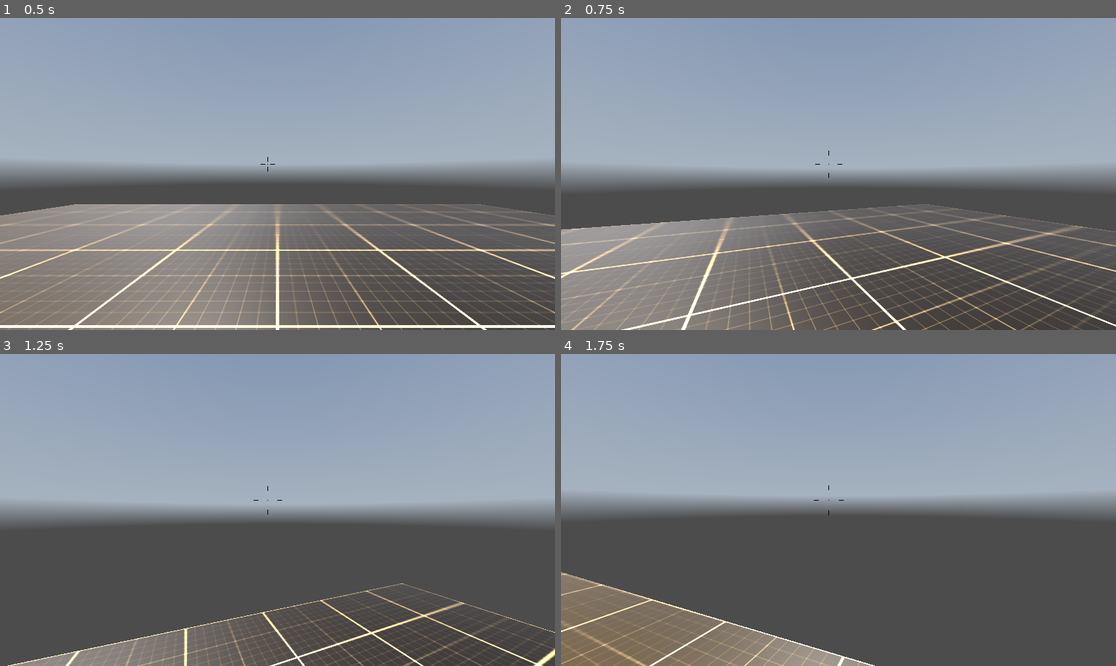
Above: before the commit, frames 1-4 (two rows, left to right).
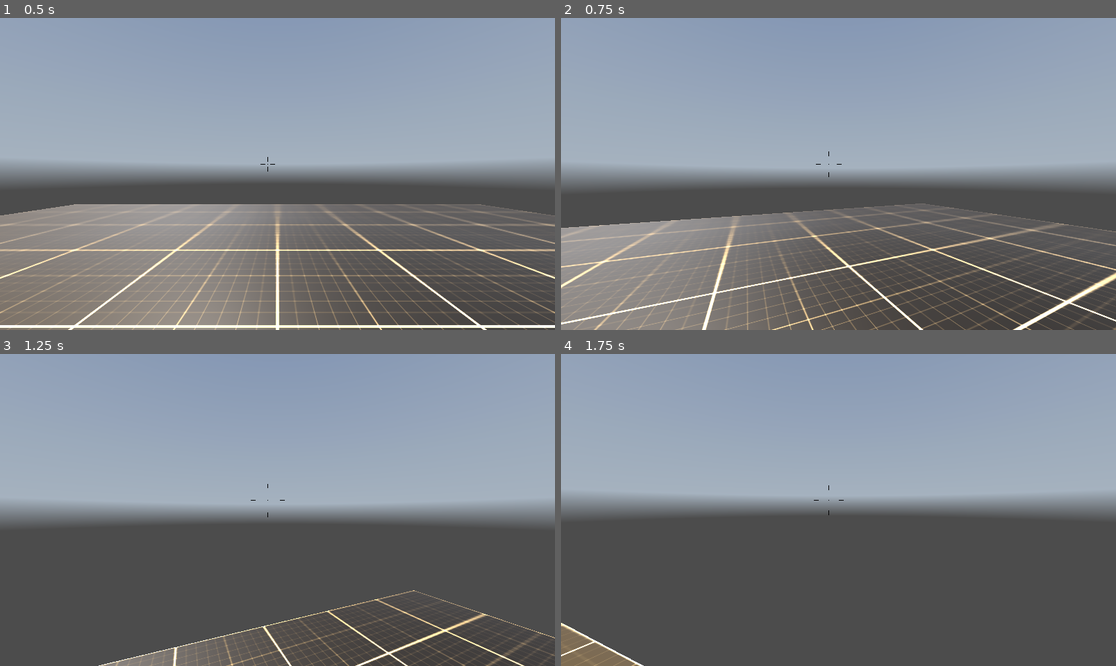
Above: after the commit, the same moments.

Repository: L-ourie/The-Thieves-of-the-Sea
Game: Godot game, scene res://levels/THELEVEL.tscn
The game is run twice, just before and just after one commit, with the same random seed, the same clock (stepped at 60 frames per second) and the same inputs. A sky picture missing from this copy of the repository is replaced by a grey-blue gradient.
Inputs (mouse positions are in pixels of both pictures, inside the frame that each line leads up to):
- Up to frame 1 (0.5 s): no input
- Up to frame 2 (0.75 s): tap Enter at 0.5 s; move the mouse to (866, 174) at 0.52 s; hold W (move_forward) from 0.53 s (still down); hold Shift (sprint, bound only after the commit) from 0.53 s (still down)
- Up to frame 3 (1.25 s): keep holding W (move_forward); keep holding Shift (sprint, bound only after the commit); tap Space (jump) at 0.77 s
- Up to frame 4 (1.75 s): keep holding W (move_forward); move the mouse to (810, 510) at 1.27 s; release Shift (sprint, bound only after the commit) at 1.28 s; tap Ctrl (crouch) at 1.35 s; tap Space (jump) at 1.52 s; tap Shift (sprint, bound only after the commit) at 1.55 s

Frame 1 is identical in both runs. In frame 2, 7.6% of the frame differs, in the area x 0-100%, y 42-100%; in frame 3, 4.8%; in frame 4, 7.7%, in the area x 0-57%, y 69-100%.

Commit message:
Sprinting

Diff:
--- /dev/null
+++ b/Scripts/PlayerMovementState.gd
@@ -0,0 +1,13 @@
+class_name PlayerMovementState
+
+extends State
+
+
+# Called when the node enters the scene tree for the first time.
+func _ready() -> void:
+	pass # Replace with function body.
+
+
+# Called every frame. 'delta' is the elapsed time since the previous frame.
+func _process(delta)->void:
+	pass
--- a/Scripts/WalkingPlayerState.gd
+++ b/Scripts/WalkingPlayerState.gd
@@ -2,6 +2,23 @@
 
 extends State
 
-func upadate(delta):
+@export var ANIMATION : AnimationPlayer
+@export var TOP_ANIM_SPEED : float = 2.2
+func enter() -> void:
+	ANIMATION.play("Walking",-1.0,1.0)#plays the camera animation
+	Global.player._speed = Global.player.SPEED_DEFAULT
+
+func update(delta):
+	set_animation_speed(Global.player.velocity.length())
 	if Global.player.velocity.length() == 0.0:
 		transition.emit("IdlePlayerState")# Will call on transition function in state machine
+
+#sets the speed scale of our animation player to a lerp from 0 to our top animation speed bases on a alpha value between 0 and 1
+func set_animation_speed(spd):
+	var alpha = remap(spd,0.0,Global.player.SPEED_DEFAULT,0.0,1.0)
+	ANIMATION.speed_scale = lerp(0.0,TOP_ANIM_SPEED,alpha)
+#when we accelerate were going to accelerate our animation speed faster
+
+func _input(event):#check if we pressed our sprint if we do we transition to sprin
+	if event.is_action_pressed("sprint") and Global.player.is_on_floor():
+		transition.emit("SprintingPlayerState")
--- a/controllers/IdleStateMachine.gd
+++ b/controllers/IdleStateMachine.gd
@@ -2,6 +2,11 @@
 
 extends State
 #WILL CHECK IF PLAYER HAS VELOCITY
+@export var ANIMATION: AnimationPlayer
+
+func enter() -> void:
+	ANIMATION.pause()
+
 func upadate(delta):
-	if Global.player.velocity.length()> 0.0:
+	if Global.player.velocity.length()> 0.0 and Global.player.is_on_floor():
 		transition.emit("WalkingPlayerState")# Will call on transition function in state machine
--- /dev/null
+++ b/controllers/SprintingPlayerState.gd
@@ -0,0 +1,19 @@
+class_name SprintingPlayerState extends State
+
+@export var ANIMATION : AnimationPlayer
+@export var TOP_ANIM_SPEED : float = 1.6
+func enter() -> void:
+	ANIMATION.play("Sprinting",0.5,1.0)
+	Global.player._speed = Global.player.SPEED_SPRINTING
+
+func update(delta):
+	set_animation_speed(Global.player.velocity.length())
+
+#takes players velocity and maps it to a 0-1 alpha lerp that wil adjust the speed scale
+func set_animation_speed(spd) -> void:
+	var alpha = remap(spd,0.0,Global.player.SPEED_SPRINTING,0.0,1.0)
+	ANIMATION.speed_scale = lerp(0.0,TOP_ANIM_SPEED,alpha)
+
+func _input(event) -> void:
+	if event.is_action_released("sprint"):
+		transition.emit("WalkingPlayerState")
--- /dev/null
+++ b/controllers/State.gd
@@ -0,0 +1,11 @@
+extends State
+
+
+# Called when the node enters the scene tree for the first time.
+func _ready():
+	pass # Replace with function body.
+
+
+# Called every frame. 'delta' is the elapsed time since the previous frame.
+func _process(delta):
+	pass
--- a/controllers/fps_controller.tscn
+++ b/controllers/fps_controller.tscn
@@ -8,6 +8,7 @@
 [ext_resource type="Script" path="res://Scripts/state_machine.gd" id="6_boae6"]
 [ext_resource type="Script" path="res://controllers/IdleStateMachine.gd" id="7_mlvpl"]
 [ext_resource type="Script" path="res://Scripts/WalkingPlayerState.gd" id="8_batpj"]
+[ext_resource type="Script" path="res://controllers/SprintingPlayerState.gd" id="9_ngnw6"]
 
 [sub_resource type="CapsuleShape3D" id="CapsuleShape3D_u6tj1"]
 
@@ -91,11 +92,155 @@
 "update": 0,
 "values": [Vector3(0, 1.5, 0)]
 }
+tracks/3/type = "bezier"
+tracks/3/imported = false
+tracks/3/enabled = true
+tracks/3/path = NodePath("CameraController:position:x")
+tracks/3/interp = 1
+tracks/3/loop_wrap = true
+tracks/3/keys = {
+"handle_modes": PackedInt32Array(0),
+"points": PackedFloat32Array(0, -0.25, 0, 0.25, 0),
+"times": PackedFloat32Array(0)
+}
+tracks/4/type = "bezier"
+tracks/4/imported = false
+tracks/4/enabled = true
+tracks/4/path = NodePath("CameraController:position:y")
+tracks/4/interp = 1
+tracks/4/loop_wrap = true
+tracks/4/keys = {
+"handle_modes": PackedInt32Array(0),
+"points": PackedFloat32Array(1.5, -0.25, 0, 0.25, 0),
+"times": PackedFloat32Array(0)
+}
+tracks/5/type = "bezier"
+tracks/5/imported = false
+tracks/5/enabled = true
+tracks/5/path = NodePath("CameraController:position:z")
+tracks/5/interp = 1
+tracks/5/loop_wrap = true
+tracks/5/keys = {
+"handle_modes": PackedInt32Array(0),
+"points": PackedFloat32Array(0, -0.25, 0, 0.25, 0),
+"times": PackedFloat32Array(0)
+}
+tracks/6/type = "bezier"
+tracks/6/imported = false
+tracks/6/enabled = true
+tracks/6/path = NodePath("CameraController/Camera3D:position:x")
+tracks/6/interp = 1
+tracks/6/loop_wrap = true
+tracks/6/keys = {
+"handle_modes": PackedInt32Array(0),
+"points": PackedFloat32Array(0, -0.25, 0, 0.25, 0),
+"times": PackedFloat32Array(0)
+}
+tracks/7/type = "bezier"
+tracks/7/imported = false
+tracks/7/enabled = true
+tracks/7/path = NodePath("CameraController/Camera3D:position:y")
+tracks/7/interp = 1
+tracks/7/loop_wrap = true
+tracks/7/keys = {
+"handle_modes": PackedInt32Array(0),
+"points": PackedFloat32Array(0, -0.25, 0, 0.25, 0),
+"times": PackedFloat32Array(0)
+}
+tracks/8/type = "bezier"
+tracks/8/imported = false
+tracks/8/enabled = true
+tracks/8/path = NodePath("CameraController/Camera3D:position:z")
+tracks/8/interp = 1
+tracks/8/loop_wrap = true
+tracks/8/keys = {
+"handle_modes": PackedInt32Array(0),
+"points": PackedFloat32Array(0, -0.25, 0, 0.25, 0),
+"times": PackedFloat32Array(0)
+}
+
+[sub_resource type="Animation" id="Animation_ieme6"]
+resource_name = "Walking"
+length = 2.0
+loop_mode = 1
+tracks/0/type = "bezier"
+tracks/0/imported = false
+tracks/0/enabled = true
+tracks/0/path = NodePath("CameraController:position:x")
+tracks/0/interp = 1
+tracks/0/loop_wrap = true
+tracks/0/keys = {
+"handle_modes": PackedInt32Array(0, 0, 0, 0, 0, 0, 0),
+"points": PackedFloat32Array(0.0201109, -0.25, 0, 0.25, 0, 0.000105899, -0.25, 0, 0.25, 0, 0, -0.25, 0, 0.25, 0, -0.0144441, -0.25, 0, 0.25, 0, 0, -0.25, 0, 0.25, 0, 0.000105899, -0.25, 0, 0.25, 0, 0.0146559, -0.25, 0, 0.25, 0),
+"times": PackedFloat32Array(0, 0.494708, 0.5, 1, 1.5, 1.50158, 2)
+}
+tracks/1/type = "bezier"
+tracks/1/imported = false
+tracks/1/enabled = true
+tracks/1/path = NodePath("CameraController:position:y")
+tracks/1/interp = 1
+tracks/1/loop_wrap = true
+tracks/1/keys = {
+"handle_modes": PackedInt32Array(0, 0, 0, 0, 0),
+"points": PackedFloat32Array(1.5, -0.25, 0, 0.3, 0.00957, 1.54967, -0.25, 0, 0.25, 0, 1.5, -0.3, 0.00996399, 0.3, 0.00814521, 1.54998, -0.25, 0, 0.25, 0, 1.5, -0.3, 0.00966084, 0.25, 0),
+"times": PackedFloat32Array(0, 0.5, 1, 1.5, 2)
+}
+tracks/2/type = "bezier"
+tracks/2/imported = false
+tracks/2/enabled = true
+tracks/2/path = NodePath("CameraController:position:z")
+tracks/2/interp = 1
+tracks/2/loop_wrap = true
+tracks/2/keys = {
+"handle_modes": PackedInt32Array(0, 0, 0, 0, 0),
+"points": PackedFloat32Array(0, -0.25, 0, 0.25, 0, 0, -0.25, 0, 0.25, 0, 0, -0.25, 0, 0.25, 0, 0, -0.25, 0, 0.25, 0, 0, -0.25, 0, 0.25, 0),
+"times": PackedFloat32Array(0, 0.5, 1, 1.5, 2)
+}
+
+[sub_resource type="Animation" id="Animation_k1rpn"]
+resource_name = "Sprinting"
+length = 1.2
+loop_mode = 1
+tracks/0/type = "bezier"
+tracks/0/imported = false
+tracks/0/enabled = true
+tracks/0/path = NodePath("CameraController/Camera3D:position:x")
+tracks/0/interp = 1
+tracks/0/loop_wrap = true
+tracks/0/keys = {
+"handle_modes": PackedInt32Array(0, 0, 0, 0, 0, 0),
+"points": PackedFloat32Array(0.000377299, -0.25, 0, 0.25, 0, 0.0648281, -0.25, 0, 0.25, 0, 0.0748487, -0.25, 0, 0.25, 0, -0.0649845, -0.25, 0, 0.25, 0, -0.0754606, -0.25, 0, 0.25, 0, 0, -0.25, 0, 0.25, 0),
+"times": PackedFloat32Array(0, 0.3, 0.5, 0.8, 1, 1.2)
+}
+tracks/1/type = "bezier"
+tracks/1/imported = false
+tracks/1/enabled = true
+tracks/1/path = NodePath("CameraController/Camera3D:position:y")
+tracks/1/interp = 1
+tracks/1/loop_wrap = true
+tracks/1/keys = {
+"handle_modes": PackedInt32Array(0, 0, 0, 0, 0, 0),
+"points": PackedFloat32Array(0.000605042, -0.25, 0, 0.25, 0, 0.0657391, -0.3, 0.000149558, 0.25, 0, -0.0360613, -0.25, 0, 0.25, 0, 0.0664223, -0.25, 0, 0.25, 0, -0.0360613, -0.25, 0, 0.25, 0, 0, -0.25, 0, 0.25, 0),
+"times": PackedFloat32Array(0, 0.3, 0.5, 0.8, 1, 1.2)
+}
+tracks/2/type = "bezier"
+tracks/2/imported = false
+tracks/2/enabled = true
+tracks/2/path = NodePath("CameraController/Camera3D:position:z")
+tracks/2/interp = 1
+tracks/2/loop_wrap = true
+tracks/2/keys = {
+"handle_modes": PackedInt32Array(),
+"points": PackedFloat32Array(),
+"times": PackedFloat32Array()
+}
 
 [sub_resource type="AnimationLibrary" id="AnimationLibrary_r6ilb"]
 _data = {
 "Crouch": SubResource("Animation_lkp1n"),
-"RESET": SubResource("Animation_73hp5")
+"RESET": SubResource("Animation_73hp5"),
+"Sprinting": SubResource("Animation_k1rpn"),
+"Walking": SubResource("Animation_ieme6")
 }
 
 [sub_resource type="SphereShape3D" id="SphereShape3D_4cqps"]
@@ -109,6 +254,7 @@
 CAMERA_CONTROLLER = NodePath("CameraController/Camera3D")
 ANIMATIONPLAYER = NodePath("AnimationPlayer")
 CROUCH_SHAPECAST = NodePath("ShapeCast3D")
+SPEED_SPRINTING = 10.0
 
 [node name="CollisionShape3D" type="CollisionShape3D" parent="."]
 transform = Transform3D(1, 0, 0, 0, 1, 0, 0, 0, 1, 0, 1, 0)
@@ -204,10 +350,16 @@
 script = ExtResource("6_boae6")
 CURRENT_STATE = NodePath("IdleStateMachine")
 
-[node name="IdleStateMachine" type="Node" parent="PlayerStateMachine"]
+[node name="IdleStateMachine" type="Node" parent="PlayerStateMachine" node_paths=PackedStringArray("ANIMATION")]
 script = ExtResource("7_mlvpl")
-
-[node name="WalkingPlayerState" type="Node" parent="PlayerStateMachine"]
+ANIMATION = NodePath("../../AnimationPlayer")
+
+[node name="WalkingPlayerState" type="Node" parent="PlayerStateMachine" node_paths=PackedStringArray("ANIMATION")]
 script = ExtResource("8_batpj")
+ANIMATION = NodePath("../../AnimationPlayer")
+
+[node name="SprintingPlayerState" type="Node" parent="PlayerStateMachine" node_paths=PackedStringArray("ANIMATION")]
+script = ExtResource("9_ngnw6")
+ANIMATION = NodePath("../../AnimationPlayer")
 
 [connection signal="animation_started" from="AnimationPlayer" to="." method="_on_animation_player_animation_started"]
--- a/controllers/scripts/fps_controller.gd
+++ b/controllers/scripts/fps_controller.gd
@@ -1,4 +1,5 @@
 extends CharacterBody3D
+#setting variables
 @export var SPEED_CROUCH : float = 2.0
 @export var TOGGLE_CROUCH: bool = true
 @export var SPEED_DEFAULT : float = 5.0
@@ -10,6 +11,9 @@
 @export var CAMERA_CONTROLLER : Camera3D#controls camera
 @export var ANIMATIONPLAYER : AnimationPlayer
 @export var CROUCH_SHAPECAST: Node3D
+@export var ACCELERTION : float = 0.1
+@export var DECELERATION : float = 0.25
+@export var SPEED_SPRINTING : float = 7.0
 
 var _speed : float
 var _mouse_input : bool = false
@@ -96,11 +100,11 @@
 	var direction = (transform.basis * Vector3(input_dir.x, 0, input_dir.y)).normalized()
 
 	if direction:
-		velocity.x = direction.x * _speed
-		velocity.z = direction.z * _speed
+		velocity.x = lerp(velocity.x,direction.x  * _speed, ACCELERTION) # lerp is gradually increasing our set speed
+		velocity.z = lerp(velocity.z,direction.z  * _speed, ACCELERTION)
 	else:
-		velocity.x = move_toward(velocity.x, 0, _speed)
-		velocity.z = move_toward(velocity.z, 0, _speed)
+		velocity.x = move_toward(velocity.x, 0, DECELERATION)
+		velocity.z = move_toward(velocity.z, 0, DECELERATION)
 
 	move_and_slide()
 func toggle_crouch():
--- a/project.godot
+++ b/project.godot
@@ -65,3 +65,8 @@
 "events": [Object(InputEventKey,"resource_local_to_scene":false,"resource_name":"","device":-1,"window_id":0,"alt_press …(182 unchanged characters)…
 ]
 }
+sprint={
+"deadzone": 0.5,
+"events": [Object(InputEventKey,"resource_local_to_scene":false,"resource_name":"","device":-1,"window_id":0,"alt_pressed":false,"shift_pressed":false,"ctrl_pressed":false,"meta_pressed":false,"pressed":false,"keycode":0,"physical_keycode":4194325,"key_label":0,"unicode":0,"echo":false,"script":null)
+]
+}
Not shown: 1 places in controllers/fps_controller.tscn that only renumber resources
